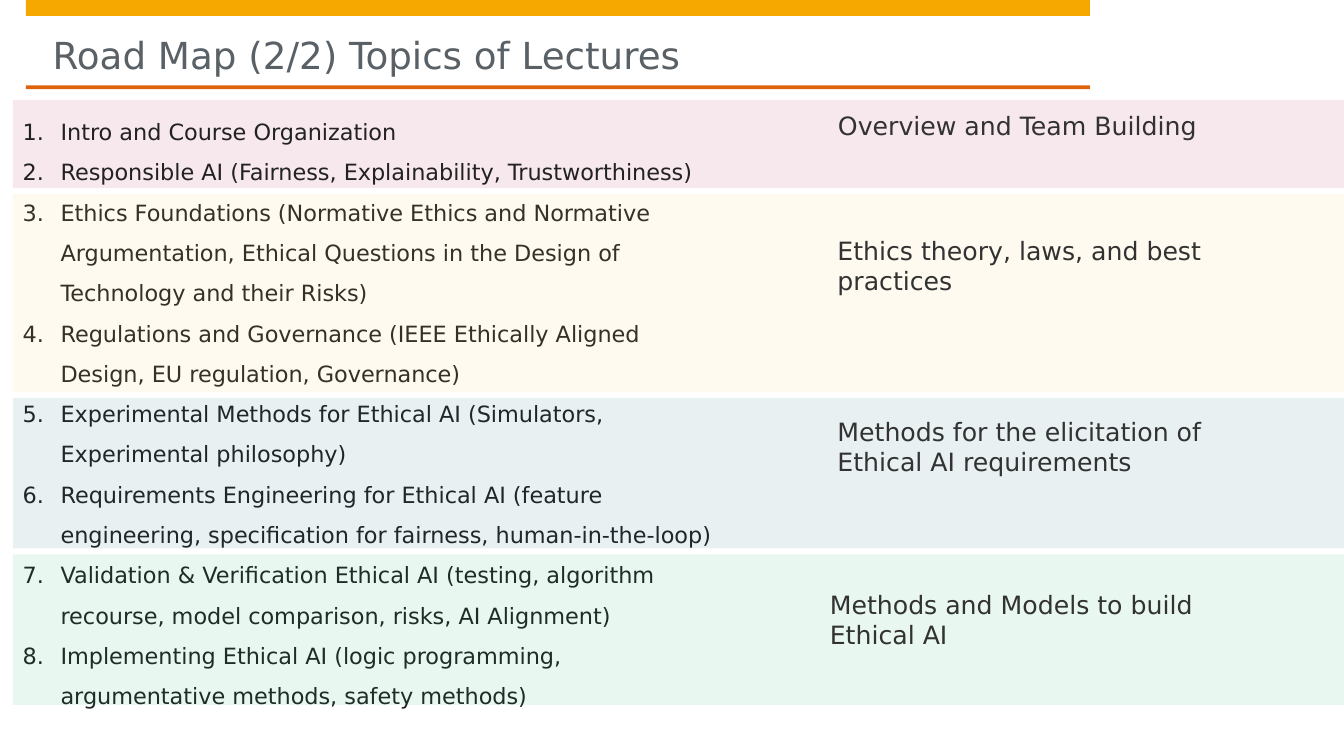
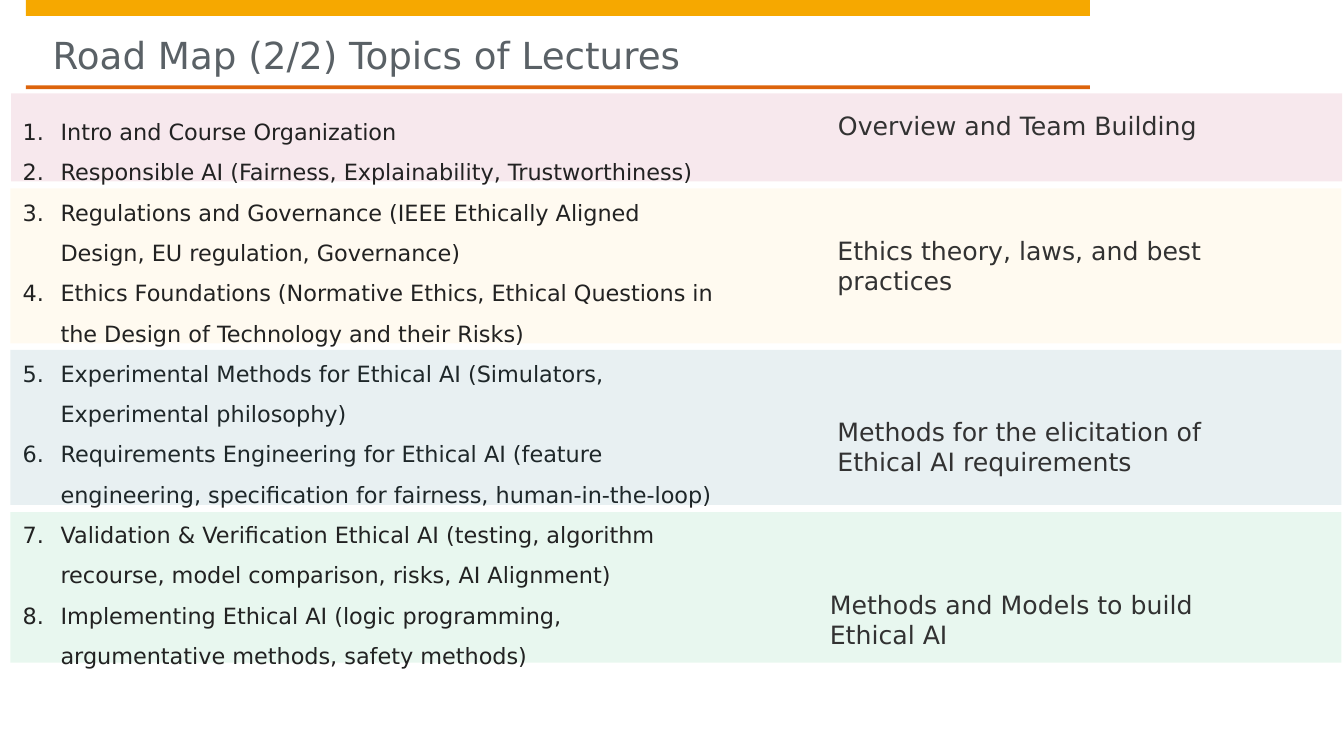
Before and after one commit to hpi-sam/AI_Ethics_Engineering, a slide deck: slide 7 of slides/1. Planning_Organization.pptx. Drawn at 1344x756 pixels with LibreOffice and Linux fonts; fonts in the diff are those of the drawing; background and template pictures are left out. Boxes give left, top, right and bottom in pixels: in the first picture for what was removed or moved away, otherwise in the second. Text is boxed around its words. In the diff, an @@ line names an element or a change of style, - is before the commit and + after.

Commit message:
new slides

```diff
--- a/slides/1. Planning_Organization.pptx
+++ b/slides/1. Planning_Organization.pptx
@@ rectangle: place and size @@
-rectangle at (13,100,1344,188)
+rectangle at (11,94,1343,181)
@@ rectangle: place and size @@
-rectangle at (13,195,1344,392)
+rectangle at (10,189,1342,344)
@@ text at (61,204,650,306): paragraph removed @@
-3. Ethics Foundations (Normative Ethics and Normative Argumentation, Ethical Questions in the Design of Technology and their Risks)
@@ text at (61,284,712,347): paragraph added @@
+4. Ethics Foundations (Normative Ethics, Ethical Questions in the Design of Technology and their Risks)
@@ rectangle: place and size @@
-rectangle at (13,398,1344,548)
+rectangle at (10,350,1342,505)
@@ rectangle: place and size @@
-rectangle at (13,555,1344,705)
+rectangle at (10,512,1342,662)
```
Also in this commit, not shown: 6 other files.
